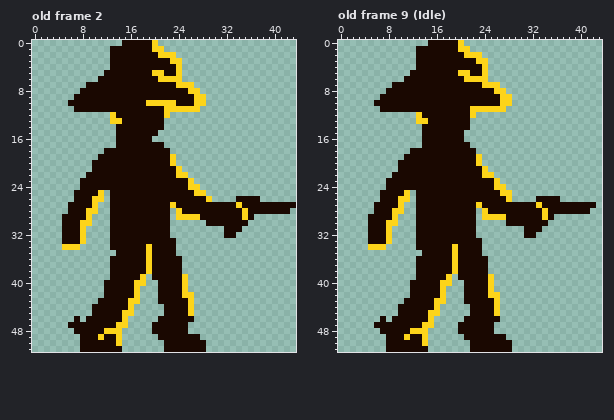
Pixel-art file -- Duelity_UnityProject/Assets/Sprites/Player.aseprite. The first picture shows the starting point.
44x52 pixels, 14 frames. Colours within 5 levels of each other are drawn and written as one. Shown: old frame 2, old frame 9 (Idle). The commit also changed other frames, which this record leaves out.
The result:
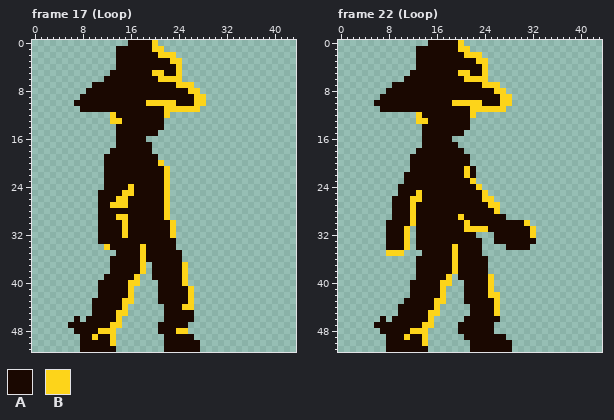
Palette (. is transparent): A #1a0801  B #fdd41a
A new or re-ordered frame is compared with the old frame closest to it.
The exact change:
frames 14 -> 22
Frame 17 (Loop) is new; against old frame 2:
y 0: x 15 A -> .
y 1..4: x 13 A -> .
y 5: x 12 A -> .
y 6: x 11 A -> .
y 7: x 9 A -> .
y 8: x 8 A -> .
y 9: x 7 A -> .
y 10: x 6 A -> .
y 11: x 7 A -> .
y 16: x 19 A -> .
y 17: x 20..21 AA -> ..
y 18: x 12 A -> .; x 20..22 AAA -> ...
y 19: x 11 A -> .; x 21..23 AAB -> ...
y 20: x 10..11 AA -> ..; x 21..23 AAB -> B..
y 21: x 10..11 AA -> ..; x 22..24 AAB -> B..
y 22: x 9..11 AAA -> ...; x 22..25 AABB -> B...
y 23: x 8..11 AAAA -> ....; x 22..26 AAAAB -> B....
y 24: x 8..11 AAAA -> ....; x 16 A -> B; x 22..27 AAAABB -> B.....
y 25: x 7..12 AAAAB. -> ....AA; x 15..16 AA -> BB; x 22..28 AAAAABB -> B......
y 26: x 7..12 AAABB. -> ....AA; x 14..15 AA -> BB; x 22..29 AAAAAAAB -> B.......; x 34..37 AAAA -> ....
y 27: x 6..15 AAAAB..AAA -> .....AABBB; x 22..43 ABAAAAAAAAAABAAAAAAAAA -> B.....................
y 28: x 6..12 AAABB.. -> .....AA; x 22 A -> B; x 24..42 BAAAAAAAAAABAAAAAAA -> ...................
y 29: x 5..9 AAAAB -> .....; x 11..12 .. -> AA; x 14..15 AA -> BB; x 22 A -> B; x 24..36 BBBBAAAAAAABA -> .............
y 30: x 5..9 AAABB -> .....; x 11..12 .. -> AA; x 15 A -> B; x 23 . -> B; x 29..35 AAAAAAA -> .......
y 31: x 5..8 AAAB -> ....; x 11..12 .. -> AA; x 15 A -> B; x 23 . -> B; x 32..34 AAA -> ...
y 32: x 5..8 AAAB -> ....; x 11..12 .. -> AA; x 15 A -> B; x 23 . -> B; x 32..33 AA -> ..
y 33: x 5..8 AAAB -> ....; x 11..12 .. -> AA
y 34: x 5..7 BBB -> ...; x 12 . -> B; x 18..19 AB -> BA
y 35: x 18..19 AB -> BA; x 24 . -> A
y 36: x 18..19 AB -> BA
y 37..38: x 18..19 AB -> B.; x 25 . -> B
y 39: x 12 . -> A; x 17..18 AB -> B.
y 40: x 11 . -> A; x 16 A -> B; x 18 B -> .
y 41: x 11 . -> A; x 16..17 AB -> B.; x 25..26 B. -> AB
y 42: x 11 . -> A; x 16..17 AB -> B.; x 25 B -> A
y 43: x 10 . -> A; x 15 A -> B; x 17 B -> .
y 44: x 15..16 AB -> B.; x 25 A -> B
y 45: x 14 A -> B; x 16 B -> .; x 26 B -> A
y 46: x 14..15 AB -> B.; x 21 A -> .
y 47: x 13 A -> B; x 15 B -> .; x 20 A -> .
y 48: x 11 A -> B; x 14 B -> .; x 20 A -> .; x 24..25 AA -> BB
y 49: x 10..11 AB -> BA; x 13..14 AB -> B.; x 21 A -> .; x 27 A -> .
y 50: x 13..14 AB -> B.; x 28 A -> .
y 51: x 14 A -> .; x 28 A -> .
Frame 22 (Loop) is new; against old frame 9 (Idle):
y 10: x 19..23 AAAAA -> BBBBB
y 16: x 19..20 AA -> ..
y 17: x 20..21 AA -> ..
y 18: x 12 A -> .; x 21..22 AA -> ..
y 19: x 11 A -> .; x 22..23 AB -> ..
y 20: x 10..11 AA -> ..; x 22..23 AB -> ..
y 21: x 10..11 AA -> ..; x 21 A -> B; x 23..24 AB -> ..
y 22: x 9..10 AA -> ..; x 21 A -> B; x 23..25 ABB -> ...
y 23: x 8..10 AAA -> ...; x 22..26 AAAAB -> B....
y 24: x 8..9 AA -> ..; x 23..27 AAABB -> B....
y 25: x 7..9 AAA -> ...; x 11..13 B.A -> AAB; x 24..28 AAABB -> B....
y 26: x 7..8 AA -> ..; x 10..13 BB.A -> AABB; x 24..28 AAAAB -> BB...; x 33..36 AAAA -> ....
y 27: x 6..8 AAA -> ...; x 10..12 B.. -> AAB; x 23 B -> A; x 25..42 AAAAAAAABAAAAAAAAA -> BB................
y 28: x 6..12 AAABB.. -> ...AAAB; x 23..24 .B -> AA; x 26..41 AAAAAAAABAAAAAAA -> B...............
y 29: x 5..12 AAAAB... -> ....AAAB; x 20 A -> B; x 23..35 .BBBBAAAAAABA -> AAAAA........
y 30: x 5..12 AAABB... -> ...AAAAB; x 21 A -> B; x 23..27 ..... -> AAAAA; x 31..34 AAAA -> B...
y 31: x 5..11 AAAB... -> ...AAAB; x 21..30 AA........ -> BBBBAAAAAA; x 32..33 AA -> B.
y 32: x 5..11 AAAB... -> ...AAAB; x 26..30 ..... -> AAAAA; x 32 A -> B
y 33: x 5..11 AAAB... -> ...AAAB; x 26..32 ....... -> AAAAAAA
y 34: x 5..11 BBB.... -> ...AAAB; x 28..31 .... -> AAAA
y 35: x 8..10 ... -> BBB
Pixel boxes of the changes (left, top, right, bottom) in both pictures:
erased: (68, 40, 128, 112)
changed: (62, 136, 296, 352)
changed: (452, 100, 482, 106)
changed: (452, 136, 596, 250)
changed: (368, 148, 422, 256)
